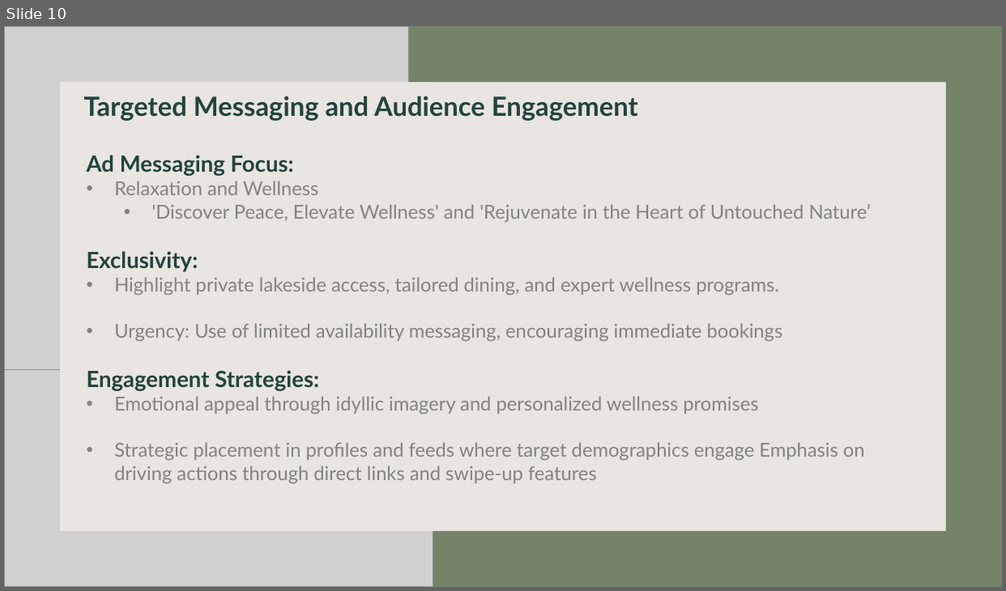
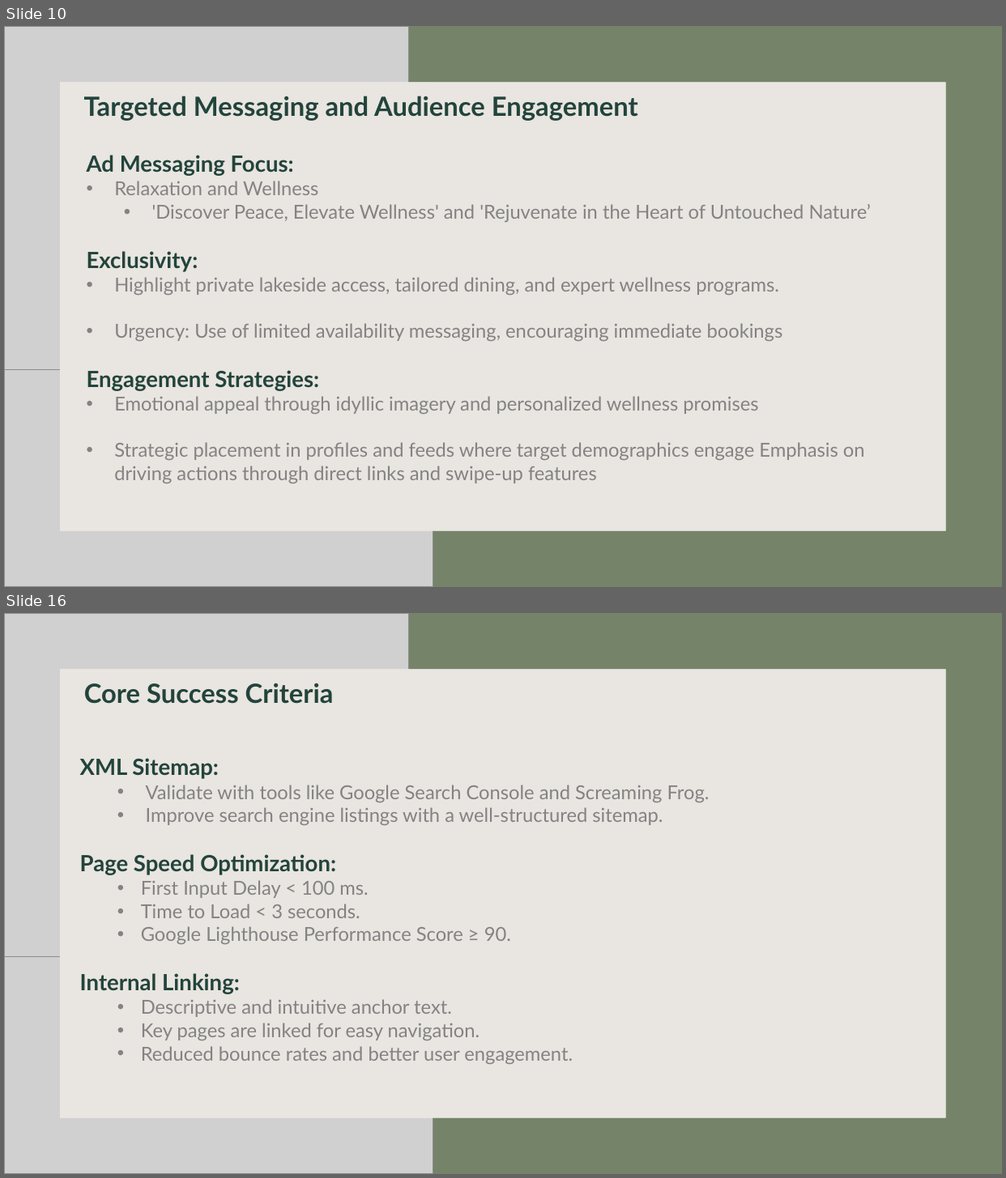
Before and after one commit to markusKoppensteiner1998/digitalMarketing, a slide deck: DIGMA_Presentation.pptx. Shown one above the other, each under a label of ours: slide 10 before the commit, slides 10 and 16 after it; the slides between them are not shown. The pictures are 1006x591 and 1006x1178 pixels, drawn with LibreOffice and Linux fonts; fonts in the diff are those of the drawing; grey boxes stand for pictures; background and template pictures are left out. Boxes give left, top, right and bottom in pixels: in the first picture for what was removed or moved away, otherwise in the second. Text is boxed around its words. In the diff, an @@ line names an element or a change of style, - is before the commit and + after.

```diff
--- a/DIGMA_Presentation.pptx
+++ b/DIGMA_Presentation.pptx
@@ slide 16 added at (x1=4, y1=613, x2=1002, y2=1174), background #FFFFFF @@
@@ rectangle added at (x1=4, y1=613, x2=1002, y2=1174), fill #758468 @@
@@ picture added at (x1=4, y1=613, x2=409, y2=956) @@
@@ picture added at (x1=4, y1=670, x2=433, y2=1174) @@
@@ rectangle added at (x1=59, y1=669, x2=945, y2=1118), fill #E0DAD4 at 70% opacity @@
@@ rectangle added at (x1=60, y1=669, x2=946, y2=1118), fill #FFFFFF @@
@@ text added at (x1=84, y1=683, x2=334, y2=704), 25.5 pt, text #22443C, bold @@
+Core Success Criteria
@@ text added at (x1=80, y1=758, x2=710, y2=1064), 18.5 pt, text #838383 @@
+XML Sitemap:
+  • Validate with tools like Google Search Console and Screaming Frog.
+  • Improve search engine listings with a well-structured sitemap.
+Page Speed Optimization:
+  • First Input Delay < 100 ms.
+  • Time to Load < 3 seconds.
+  • Google Lighthouse Performance Score ≥ 90.
+Internal Linking:
+  • Descriptive and intuitive anchor text.
+  • Key pages are linked for easy navigation.
+  • Reduced bounce rates and better user engagement.
```
Also in this commit, not shown: 13 other slides added, 1 other file.
